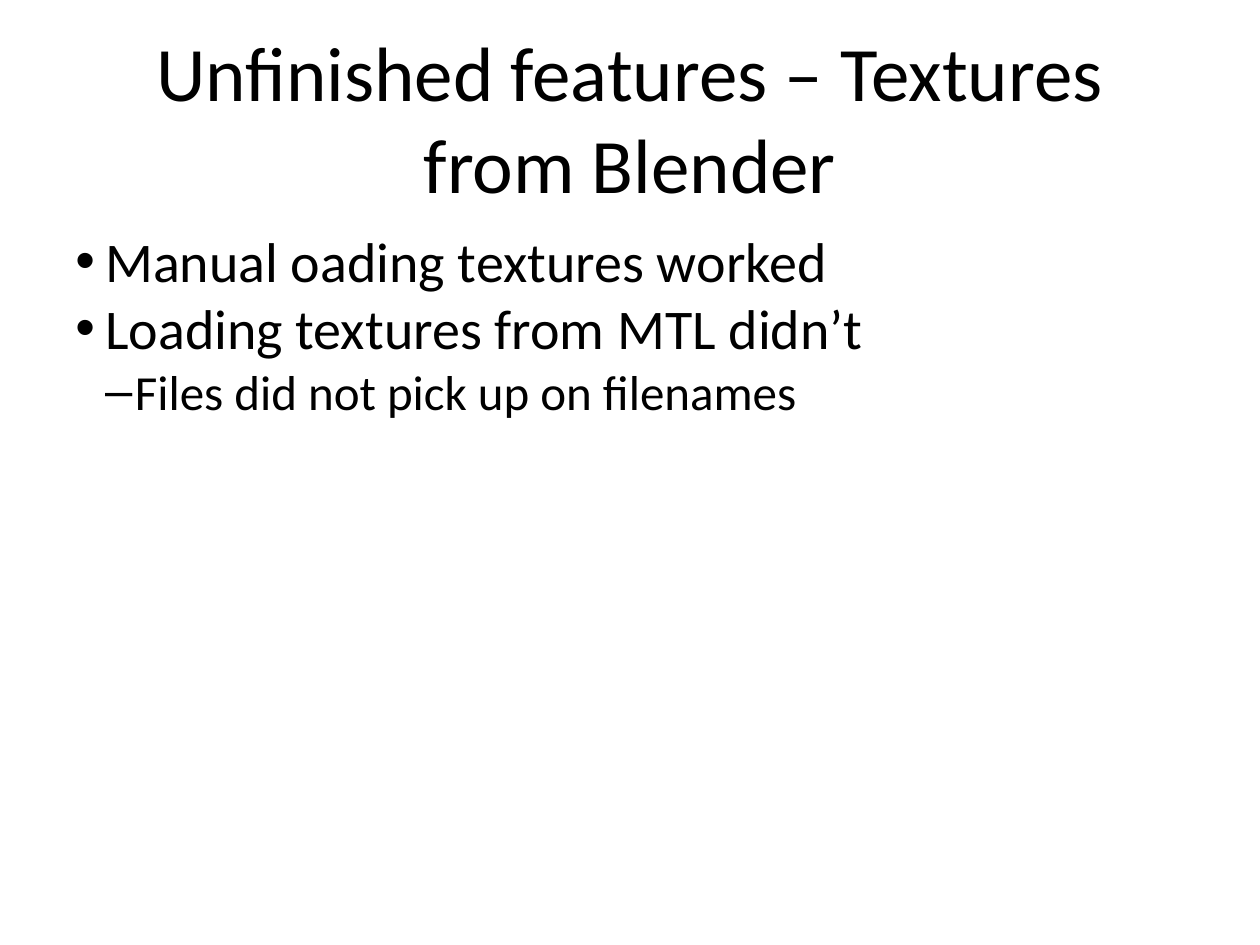
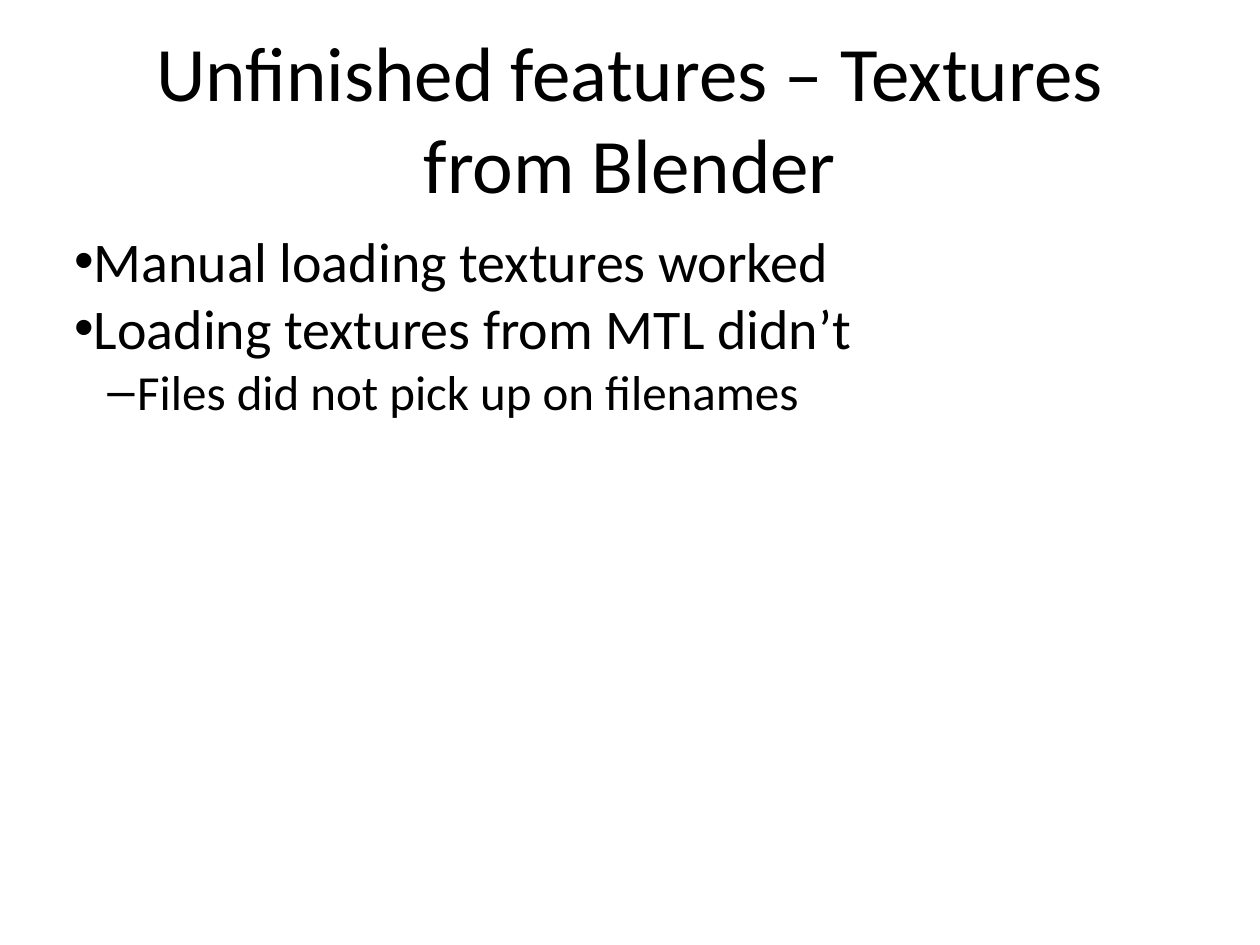
Before and after one commit to thijser/Computer-Graphics-raytracing, a slide deck: slide 25 of presentatie/Raytracing.pptx. Drawn at 1260x945 pixels with LibreOffice and Linux fonts; fonts in the diff are those of the drawing. Boxes give left, top, right and bottom in pixels: in the first picture for what was removed or moved away, otherwise in the second. Text is boxed around its words. In the diff, an @@ line names an element or a change of style, - is before the commit and + after.

Commit message:
Spelling fixes

```diff
--- a/presentatie/Raytracing.pptx
+++ b/presentatie/Raytracing.pptx
@@ text at [94,243,828,292]: text changed @@
-• Manual oading textures worked
+• Manual loading textures worked
@@ text at [137,376,798,418]: indent changed @@
```
Also in this commit, not shown: 10 other slides changed.
